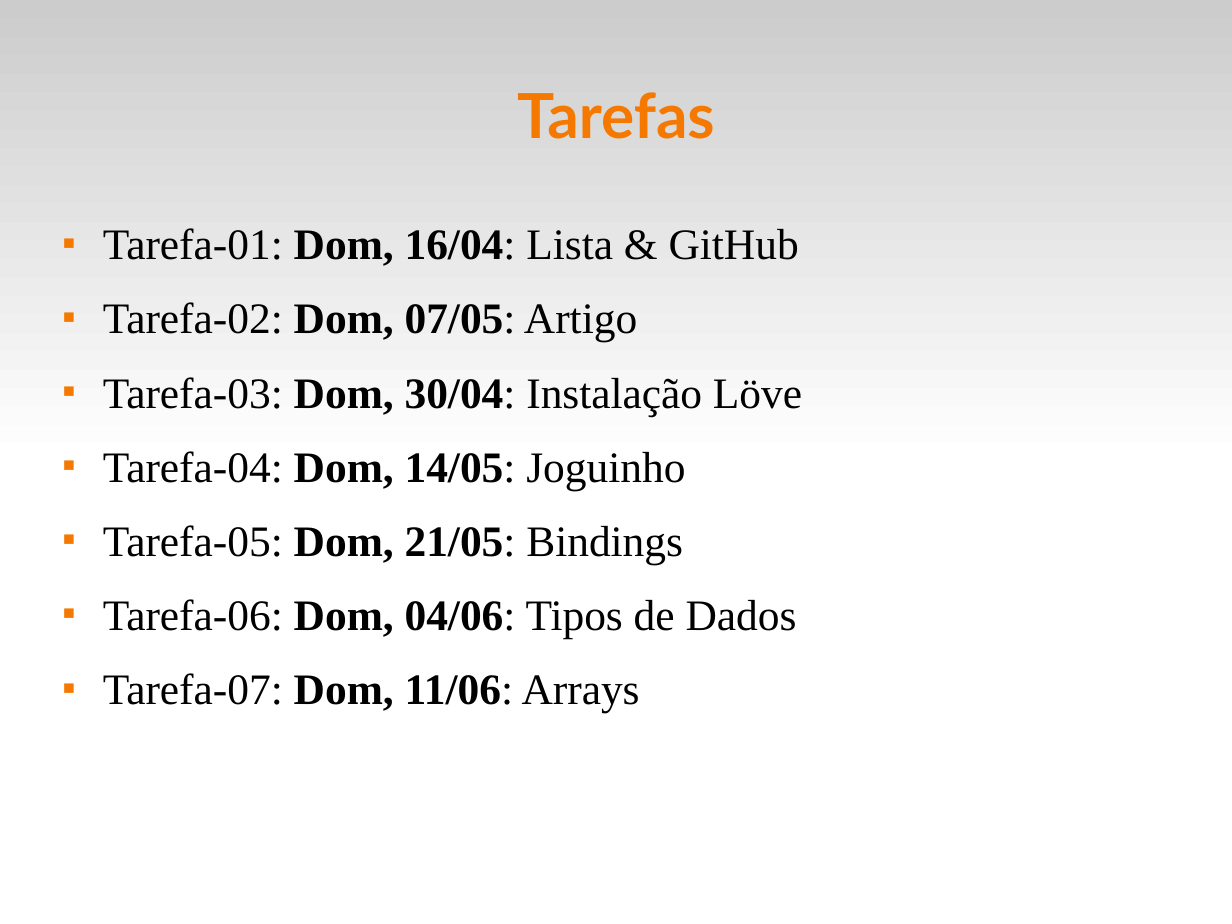
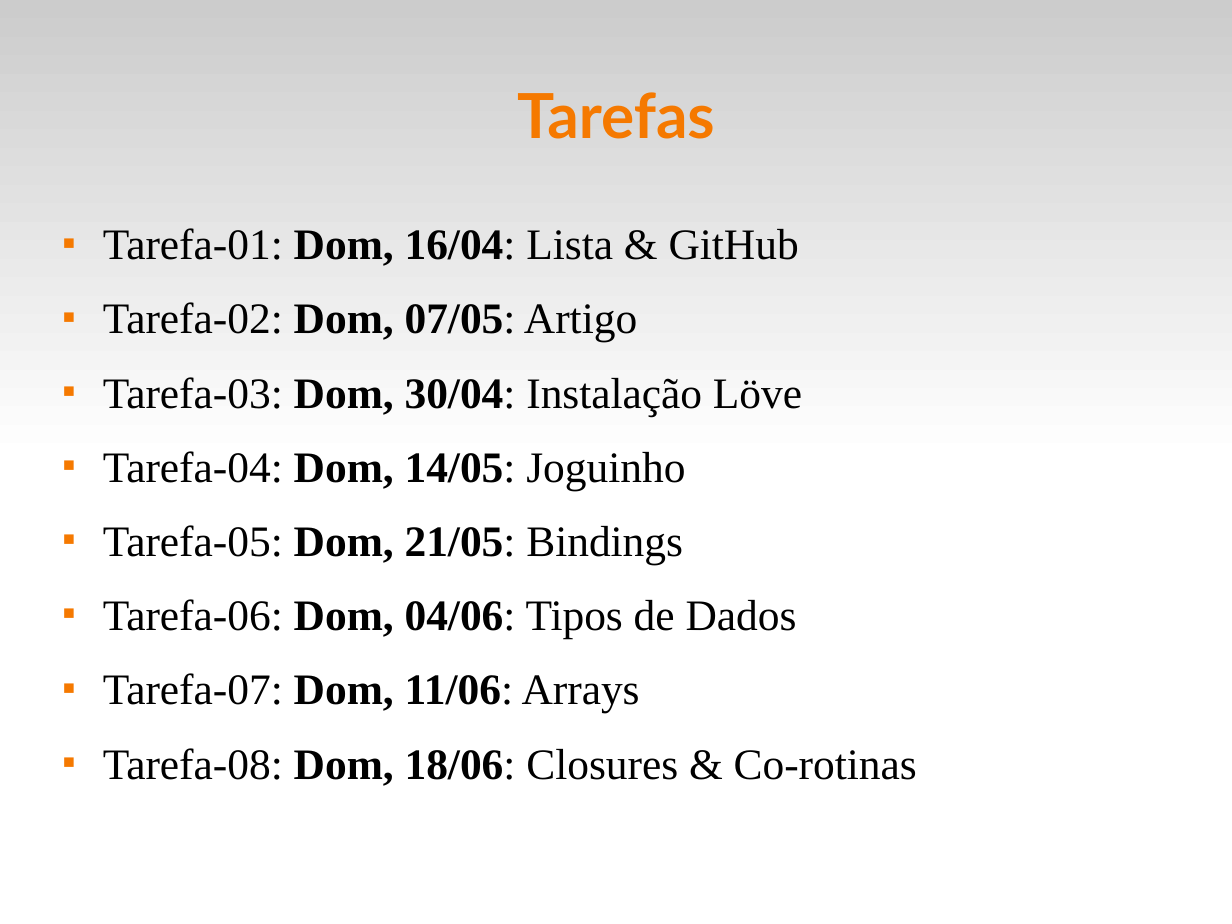
Before and after one commit to fsantanna-uerj/EDL, a slide deck: slide 12 of slides/edl-00.odp (slide 11 before the commit). Drawn at 1232x924 pixels with LibreOffice and Linux fonts; fonts in the diff are those of the drawing. Boxes give left, top, right and bottom in pixels: in the first picture for what was removed or moved away, otherwise in the second. Text is boxed around its words. In the diff, an @@ line names an element or a change of style, - is before the commit and + after.

```diff
--- a/slides/edl-00.odp
+++ b/slides/edl-00.odp
@@ text at [103, 748, 917, 786]: paragraph added @@
+■ Tarefa-08: Dom, 18/06: Closures & Co-rotinas
```
Also in this commit, not shown: 2 other slides changed, 7 other files.
